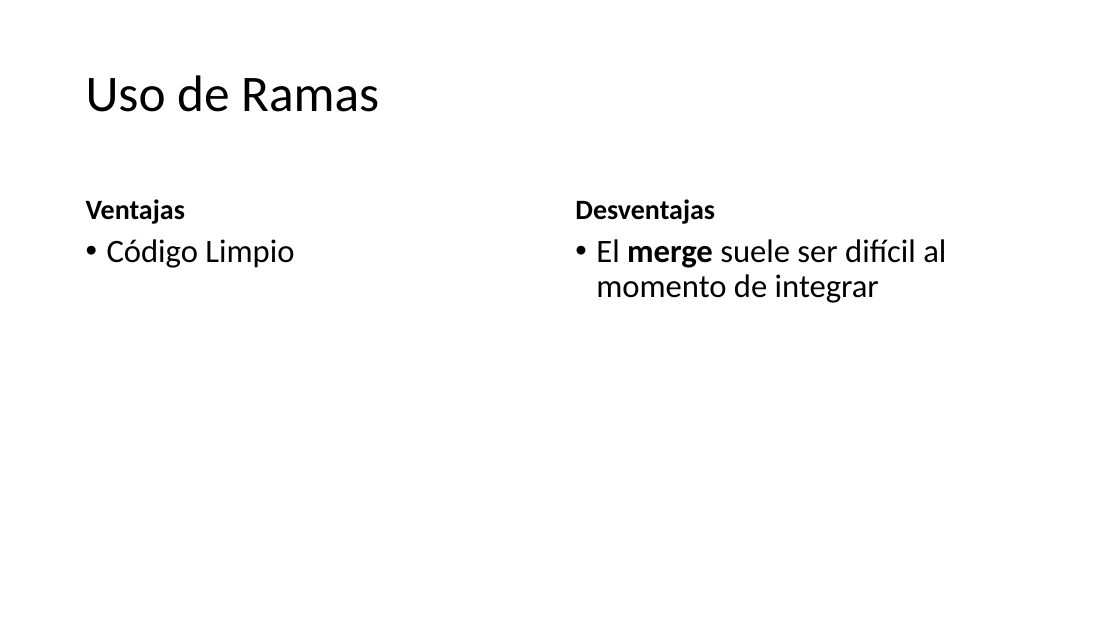
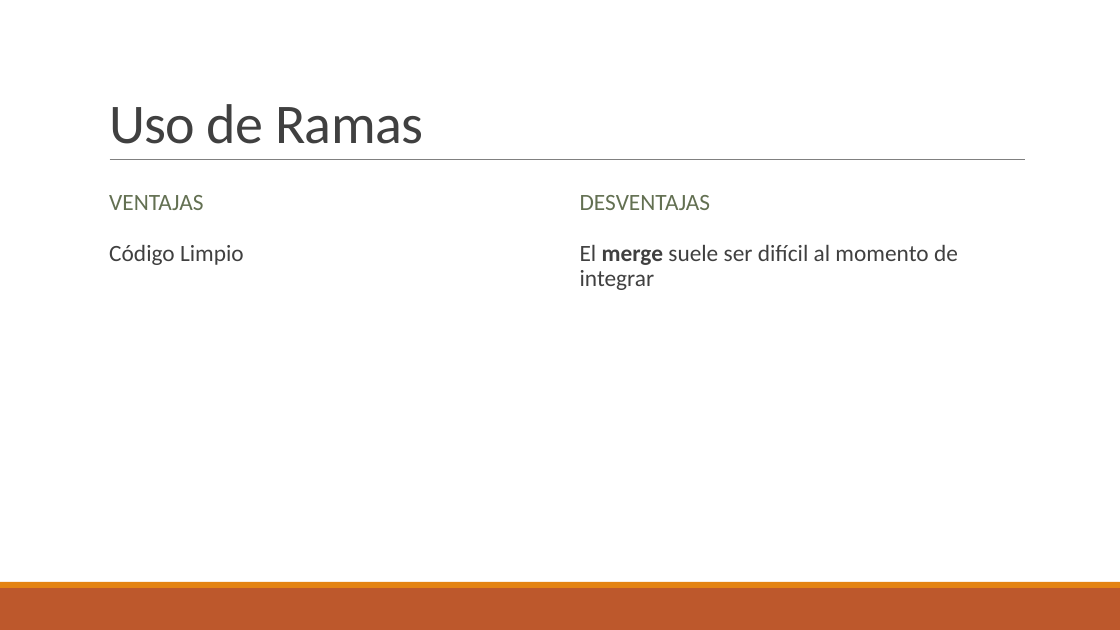
Before and after one commit to DuckHunter213/TutorialGit, a slide deck: slide 16 of Git.pptx (slide 5 before the commit). Drawn at 1120x630 pixels with LibreOffice and Linux fonts; fonts in the diff are those of the drawing; background and template pictures are left out. Boxes give left, top, right and bottom in pixels: in the first picture for what was removed or moved away, otherwise in the second. Text is boxed around its words. In the diff, an @@ line names an element or a change of style, - is before the commit and + after.

```diff
--- a/Git.pptx
+++ b/Git.pptx
@@ title "Uso de Ramas" moved from (x1=86, y1=75, x2=379, y2=112) to (x1=109, y1=104, x2=423, y2=144) @@
@@ title "Uso de Ramas" at (x1=109, y1=104, x2=423, y2=144): size 44 to 48 pt, text colour #000000 to #404040, letter spacing 0 to -0.5 pt; line spacing 0.9 to 0.85; vertical alignment middle to bottom @@
@@ text "VENTAJAS" at (x1=109, y1=195, x2=203, y2=210): vertical alignment bottom to middle @@
@@ line added from (110, 160) to (1026, 160), #808080 0.5 pt @@
@@ text "DESVENTAJAS" at (x1=580, y1=195, x2=711, y2=210): vertical alignment bottom to middle @@
@@ text at (x1=109, y1=195, x2=203, y2=210): text changed; size 24 to 20 pt; text colour #000000 to #637052; bold off @@
-Ventajas
+VENTAJAS
@@ text at (x1=580, y1=195, x2=711, y2=210): text changed; size 24 to 20 pt; text colour #000000 to #637052; bold off @@
-Desventajas
+DESVENTAJAS
@@ text "Código Limpio" at (x1=109, y1=245, x2=244, y2=265): size 28 to 20 pt, text colour #000000 to #404040; bullet • to  ; more space between paragraphs @@
@@ text "El merge suele ser difícil ..." moved from (x1=596, y1=239, x2=946, y2=303) to (x1=580, y1=245, x2=958, y2=290) @@
@@ text "El merge suele ser difícil ..." at (x1=580, y1=245, x2=958, y2=290): size 28 to 20 pt, text colour #000000 to #404040; bullet • to  ; more space between paragraphs @@
@@ rectangle added at (x1=0, y1=588, x2=1120, y2=630), fill #BD582C @@
@@ rectangle added at (x1=0, y1=582, x2=1120, y2=588), fill #E48312 @@
```
Also in this commit, not shown: 3 other slides changed, 16 slides added, 4 slides removed, 1 other file.
